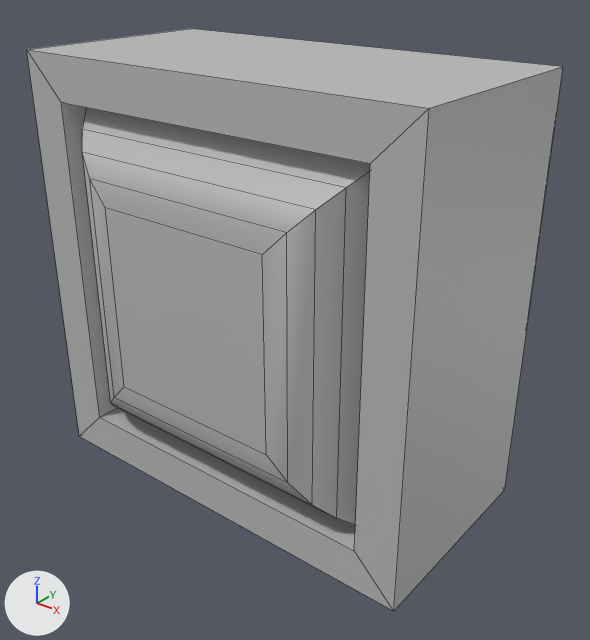
Renders of the FBX model TrialsForAGod/Assets/Models - Brian/Objects/crt.fbx from each side of a commit.
Before and after are seen from a 50 mm lens placed at (1.112, -6.584, 0.746), pointed at (-0.037, -5.147, -0.145). The axes (+X, +Y, +Z) are drawn at lower left. The lights are the same throughout. Mesh edges are drawn as thin lines. Where no turn or scale is listed for an object, it has been applied to the vertices.

The first picture shows 'crt'.
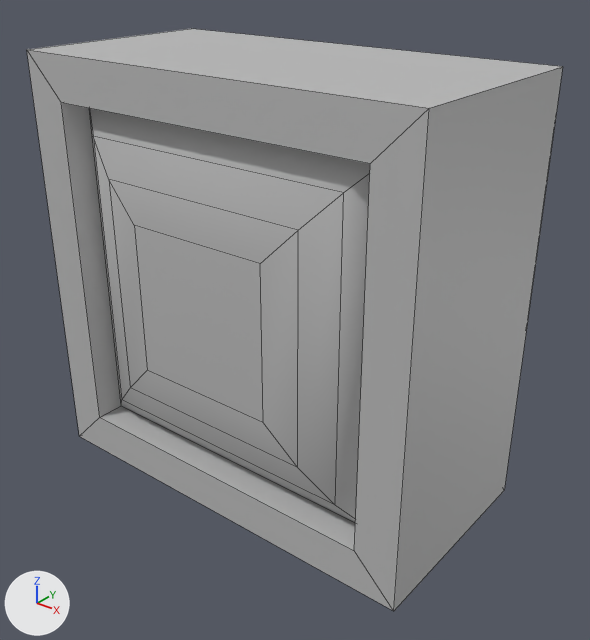
The newer file is also rescaled (x0.5), turned or shifted as a whole; pictures and numbers use the older file's frame.

Boxes (x1, y1, x2, y2) around the edits, measured in the pictures (590 x 640 px):
part 1 of me_mesh, cut back: before (82, 107, 370, 525); after (89, 108, 370, 522)

The edits, one by one:
me_mesh is used by ob_crt; location (0.0, -5.0, 0.0).
me_mesh had 40 vertices, 38 faces and spanned x -0.5..0.5, y -0.555..0.5, z -0.5..0.5.
me_mesh now has 36 vertices, 34 faces and spans x -0.5..0.5, y -0.516..0.5, z -0.5..0.5.
Part 1, on me_mesh:
8 vertices are removed from x -0.265..0.265, y -0.555..-0.548, z -0.265..0.265.
9 faces are deleted.
8 vertices move from x -0.348..0.348, y -0.527..-0.492, z -0.348..0.348 to x -0.332..0.332, y -0.506..-0.476, z -0.332..0.332.
4 vertices are added at (0.175, -0.516, -0.175), (0.175, -0.516, 0.175), (-0.175, -0.516, 0.175), (-0.175, -0.516, -0.175).
5 new faces join them.
